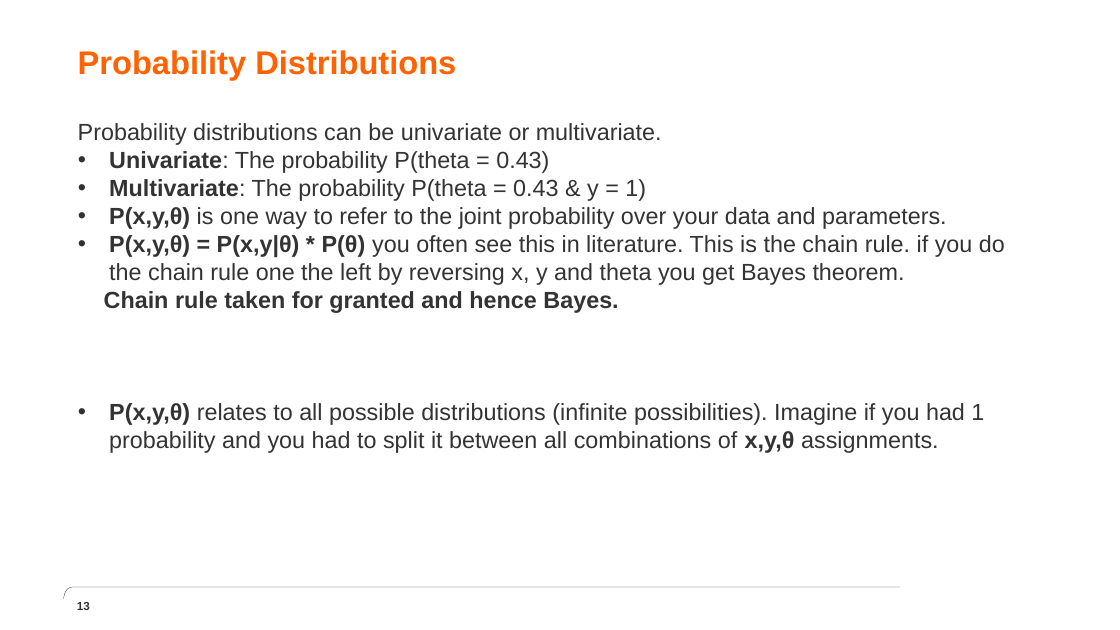
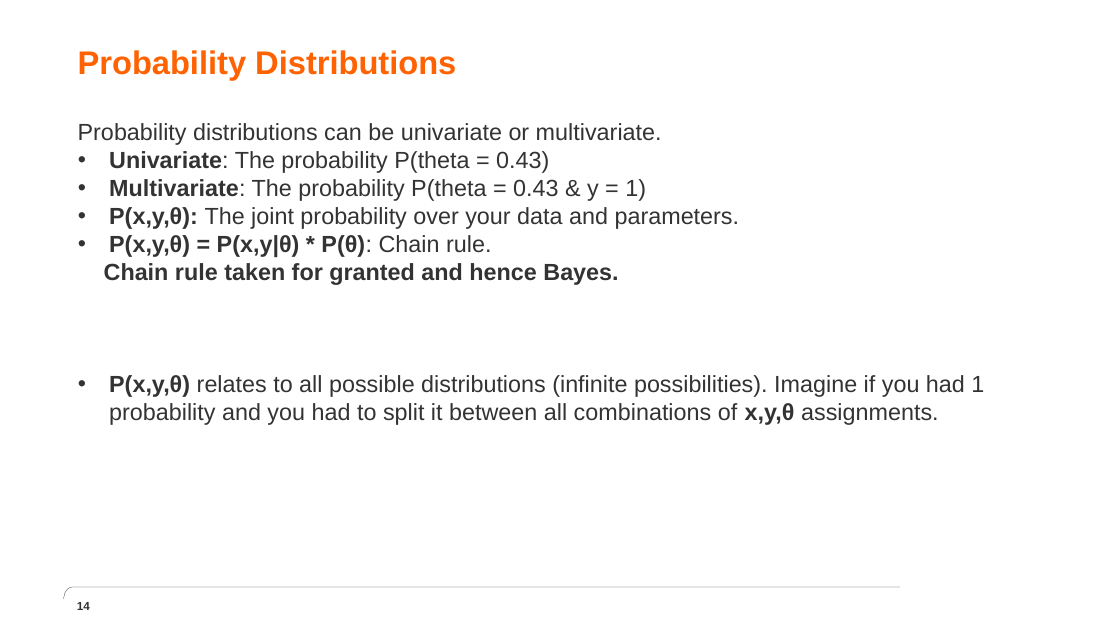
Before and after one commit to nawarhalabi/graphical_modeling, a slide deck: slide 14 of presentation.pptx (slide 13 before the commit). Drawn at 1120x630 pixels with LibreOffice and Linux fonts; fonts in the diff are those of the drawing; background and template pictures are left out. Boxes give left, top, right and bottom in pixels: in the first picture for what was removed or moved away, otherwise in the second. Text is boxed around its words. In the diff, an @@ line names an element or a change of style, - is before the commit and + after.

```diff
--- a/presentation.pptx
+++ b/presentation.pptx
@@ text at (109,207,740,257): text changed @@
-• P(x,y,θ) is one way to refer to the joint probability over your data and parameters.
-• P(x,y,θ) = P(x,y|θ) * P(θ) you often see this in literature. This is the chain rule. if you do the chain rule one the left by reversing x, y and theta you get Bayes theorem.
+• P(x,y,θ): The joint probability over your data and parameters.
+• P(x,y,θ) = P(x,y|θ) * P(θ): Chain rule.
@@ page number at (77,602,90,610): text changed @@
-13
+14
```
Also in this commit, not shown: 7 other slides changed, 2 slides added, 1 other file.
